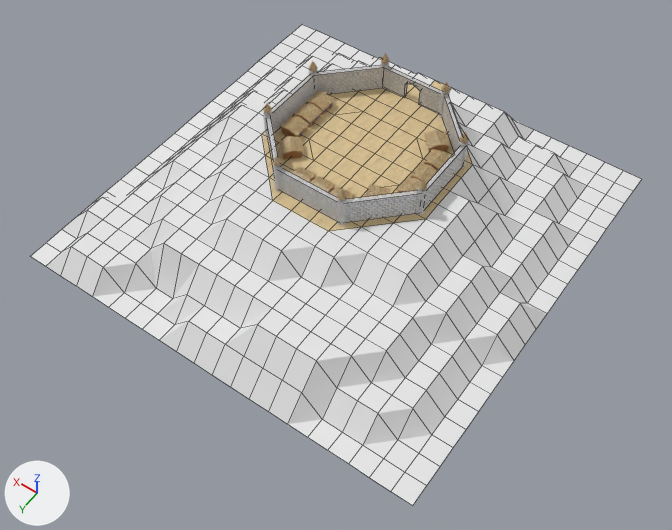
The Blender file res/blend/castle.blend: old version first, new version second.
Camera for both pictures: a camera (50 mm lens) standing at (-159.0, 230.0, 305.0) and looking at (-14.0, 27.0, -14.0). Arrows for +X, +Y and +Z are at lower left; the lights stay in place. Mesh edges are drawn as thin lines on the coarser meshes.
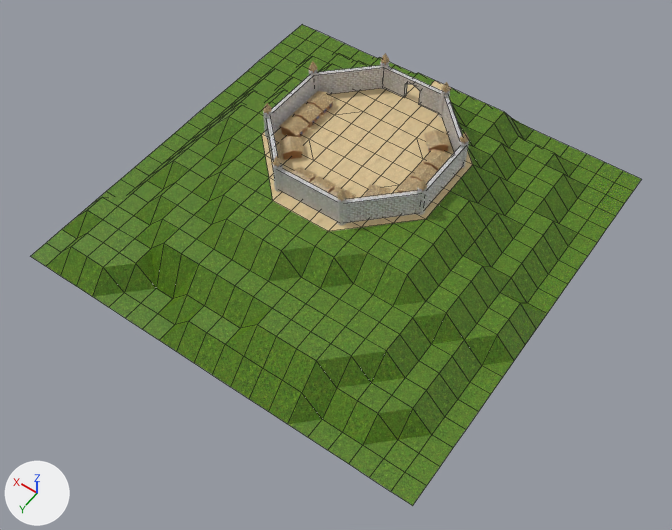
Commit message: corrected castle.blend file

Boxes (x1, y1, x2, y2) around the edits, measured in the pictures (672 x 530 px):
'Plane', surface changed (white to green): (31, 24, 641, 506) in both

The change in detail:
Picture 'grass.png' (img_grass_png) is new.
In material 'Grass' (mat_grass), base_color is no longer (0.8, 0.8, 0.8), white #e7e7e7.
In material 'Grass' (mat_grass), texture is now set to img_grass_png.
